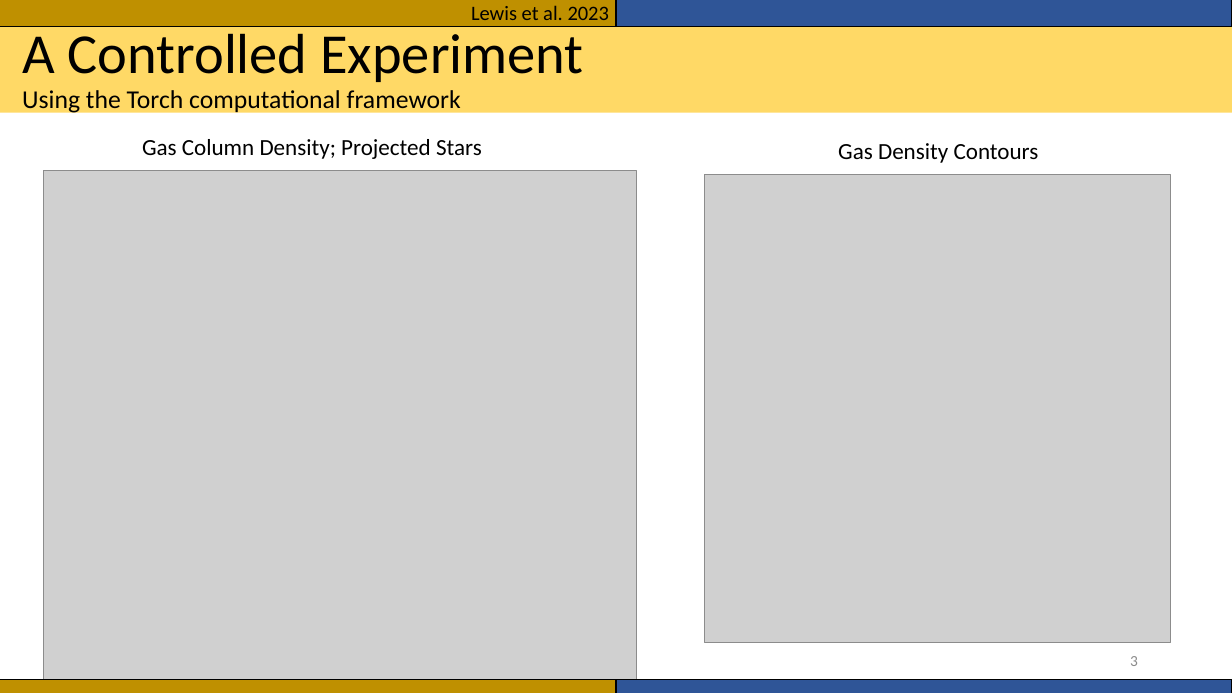
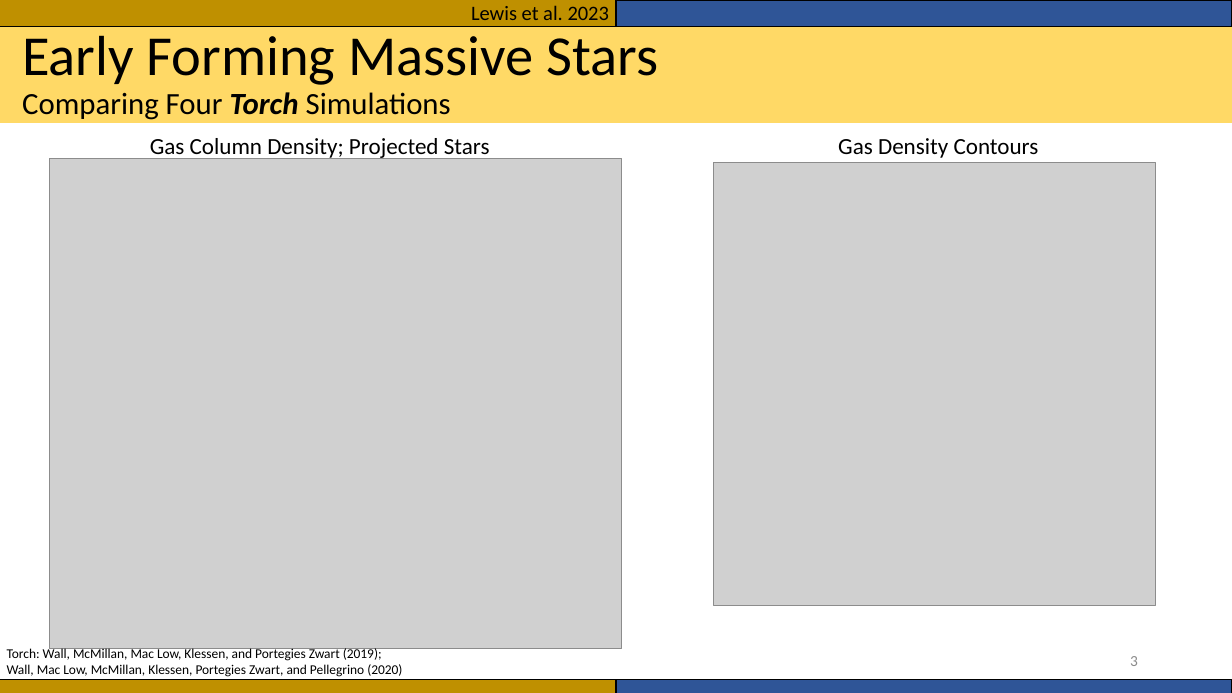
Before and after one commit to seanlabean/presentations, a slide deck: slide 3 of 2022Clusters/Presentation1.pptx. Drawn at 1232x693 pixels with LibreOffice and Linux fonts; fonts in the diff are those of the drawing; grey boxes stand for pictures. Boxes give left, top, right and bottom in pixels: in the first picture for what was removed or moved away, otherwise in the second. Text is boxed around its words. In the diff, an @@ line names an element or a change of style, - is before the commit and + after.

Commit message:
more ppt edits

```diff
--- a/2022Clusters/Presentation1.pptx
+++ b/2022Clusters/Presentation1.pptx
@@ rectangle: place and size @@
-rectangle at <box>0,27,1232,113</box>
+rectangle at <box>0,27,1232,123</box>
@@ title at <box>22,35,658,120</box>: text changed; size 20 to 24 pt @@
-A Controlled Experiment
-Using the Torch computational framework
+Early Forming Massive Stars
+Comparing Four Torch Simulations
@@ text "Gas Column Density; Projected Stars": place and size @@
-text "Gas Column Density; Projected Stars" at <box>142,139,482,159</box>
+text "Gas Column Density; Projected Stars" at <box>150,138,490,160</box>
@@ text "Gas Density Contours": place and size @@
-text "Gas Density Contours" at <box>838,143,1039,163</box>
+text "Gas Density Contours" at <box>838,138,1039,158</box>
@@ picture: place and size @@
-picture at <box>43,171,637,679</box>
+picture at <box>50,158,623,649</box>
@@ picture: place and size @@
-picture at <box>705,175,1172,642</box>
+picture at <box>714,162,1155,604</box>
@@ text added at <box>7,647,402,677</box>, 10.5 pt, text #000000 @@
+Torch: Wall, McMillan, Mac Low, Klessen, and Portegies Zwart (2019);
+Wall, Mac Low, McMillan, Klessen, Portegies Zwart, and Pellegrino (2020)
```
Also in this commit, not shown: 9 other slides changed.
